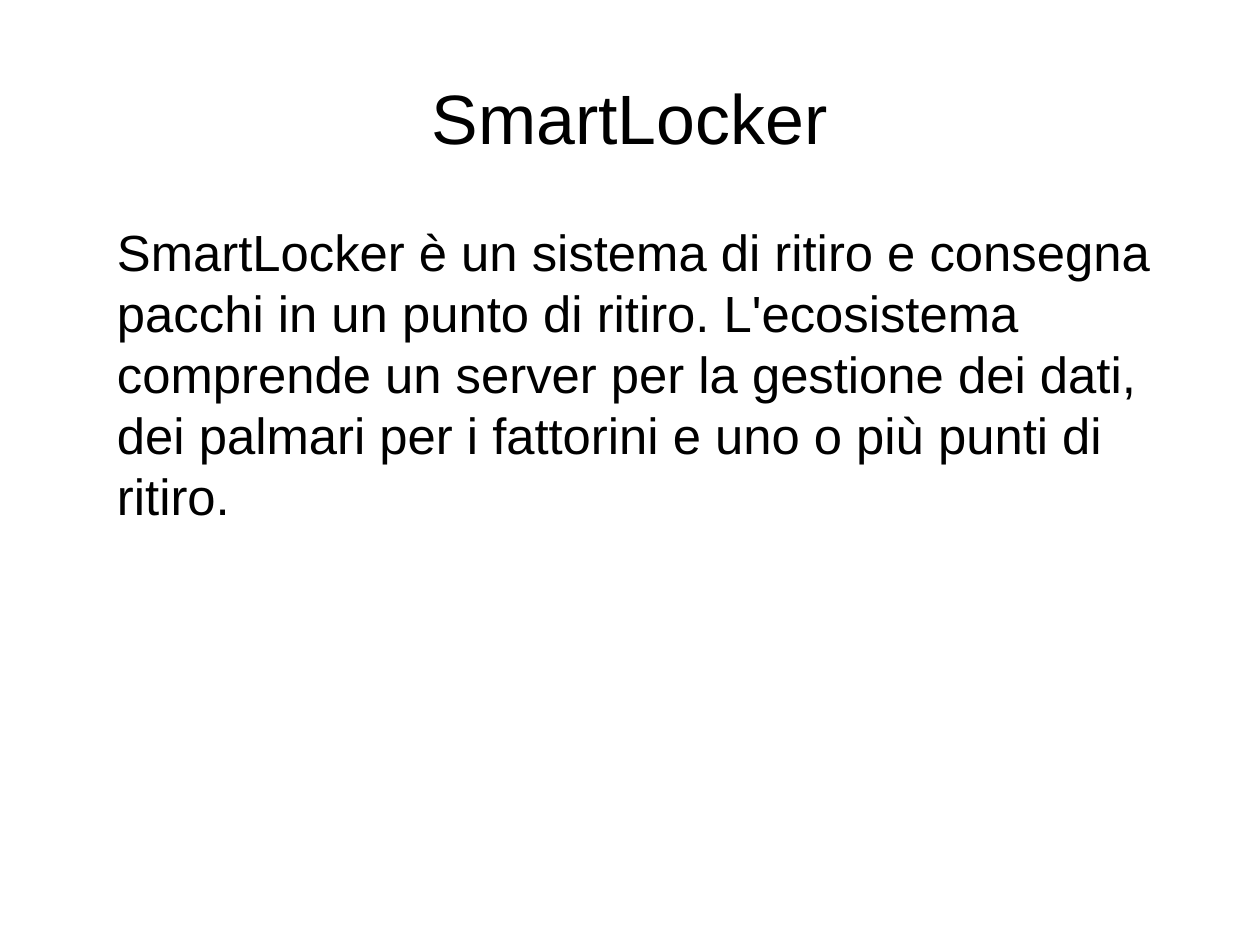
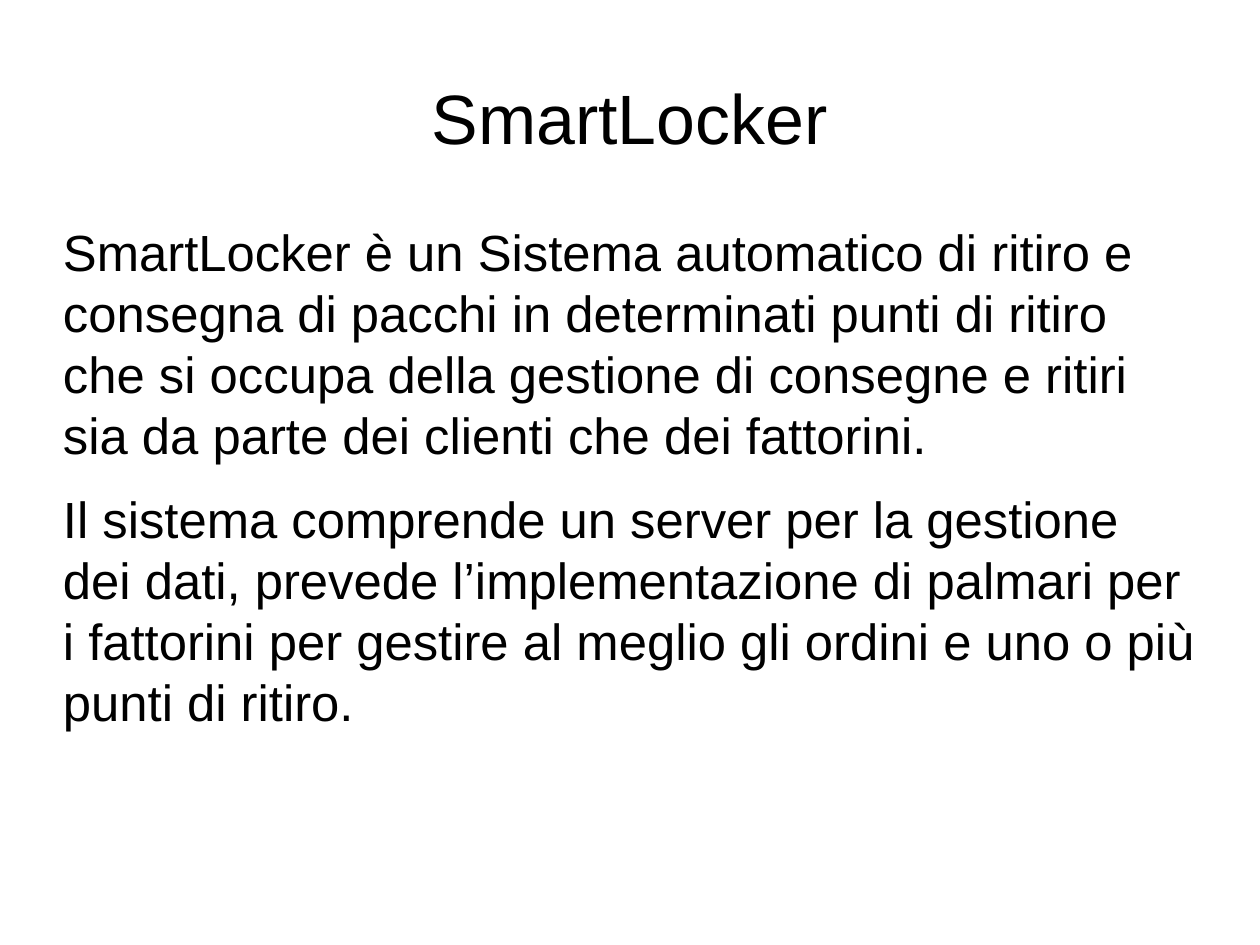
Before and after one commit to LeoCard1/Progetto-D19, a slide deck: slide 2 of PresentazioneProgettoD19.odp. Drawn at 1260x945 pixels with LibreOffice and Linux fonts; fonts in the diff are those of the drawing. Boxes give left, top, right and bottom in pixels: in the first picture for what was removed or moved away, otherwise in the second. Text is boxed around its words. In the diff, an @@ line names an element or a change of style, - is before the commit and + after.

Commit message:
Modificato il file della presentazione e inserita copia 'old' di backup.

```diff
--- a/PresentazioneProgettoD19.odp
+++ b/PresentazioneProgettoD19.odp
@@ text at (x1=63, y1=233, x2=1195, y2=731): text changed @@
-SmartLocker è un sistema di ritiro e consegna pacchi in un punto di ritiro. L'ecosistema comprende un server per la gestione dei dati, dei palmari per i fattorini e uno o più punti di ritiro.
+SmartLocker è un Sistema automatico di ritiro e consegna di pacchi in determinati punti di ritiro che si occupa della gestione di consegne e ritiri sia da parte dei clienti che dei fattorini.
+Il sistema comprende un server per la gestione dei dati, prevede l’implementazione di palmari per i fattorini per gestire al meglio gli ordini e uno o più punti di ritiro.
```
Also in this commit, not shown: 23 other slides changed, 1 slide added, 1 other file.
